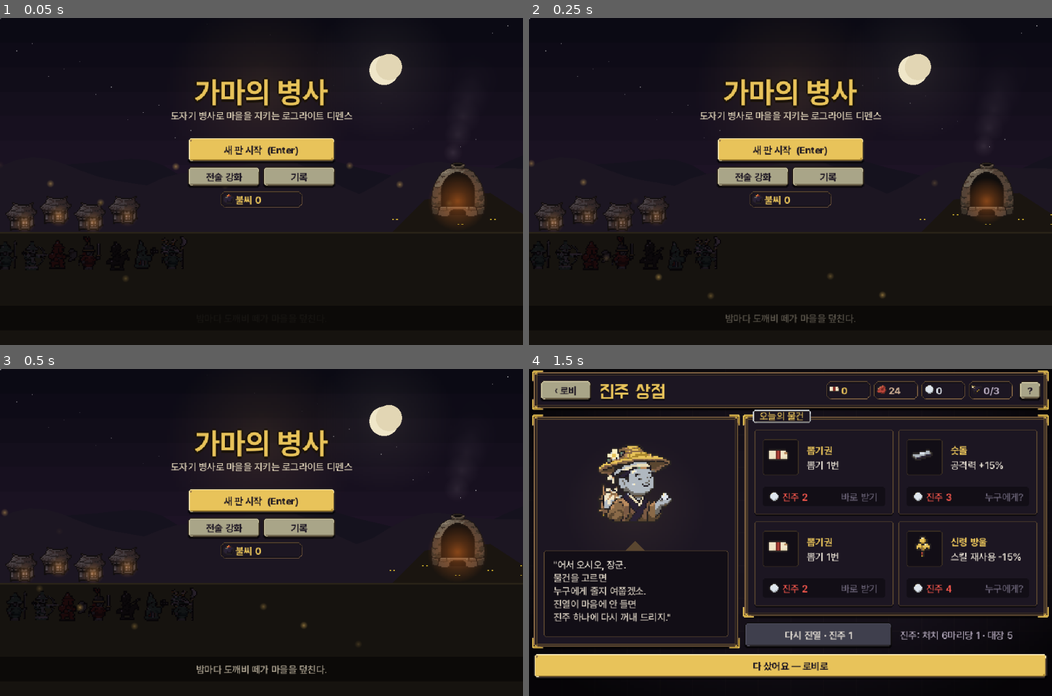
Above: before the commit, frames 1-4 (two rows, left to right).
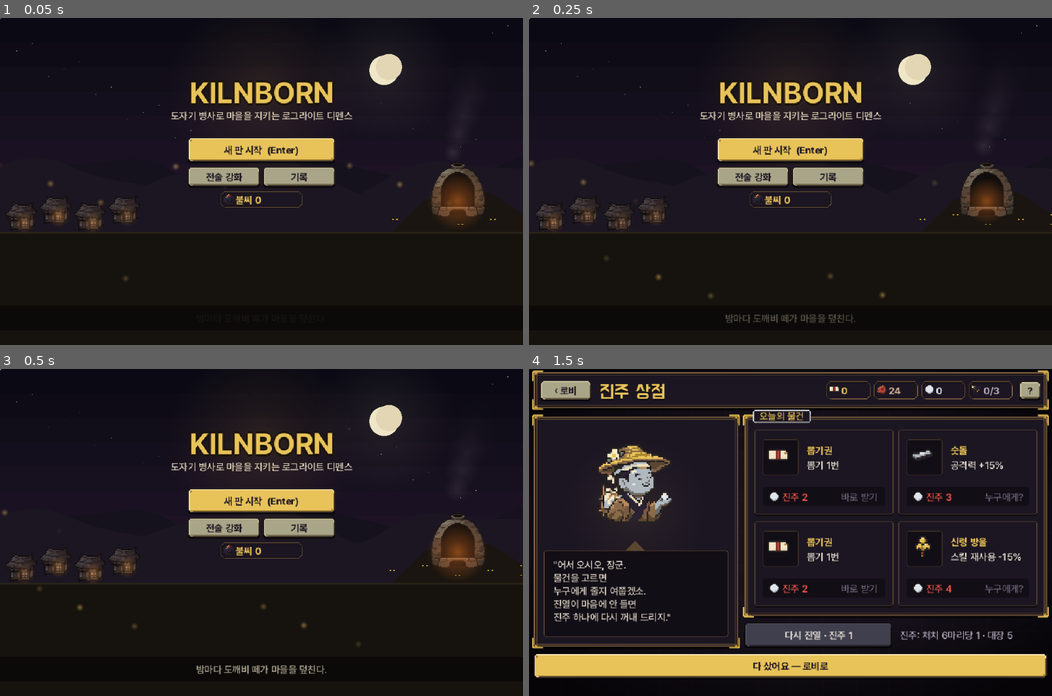
Above: after the commit, the same moments.

Repository: ychan94/game
Game: Godot game, scene res://src/game/launcher.tscn
Two runs of this game, one before a commit and one after it. Both use one fixed random seed, a clock stepped at 60 frames per second and the inputs below.
Inputs (mouse positions are in pixels of both pictures, inside the frame that each line leads up to):
- Up to frame 1 (0.05 s): no input
- Up to frame 2 (0.25 s): no input
- Up to frame 3 (0.5 s): no input
- Up to frame 4 (1.5 s): tap Enter at 0.5, 0.6 s; move the mouse to (905, 516) at 0.52 s; hold D 0.53-1.25 s; click (905, 516) at 0.67 s; tap Space at 0.77, 1.25 s; drag from (685, 548) to (764, 597) at 1.27 s

The runs differ from the first frame. In frame 1, 1.3% of the frame differs, in the area x 0-64%, y 18-76%; in frame 2, 1.3%, in the area x 1-64%, y 18-76%; in frame 3, 1.3%; in frame 4, nothing differs.

Commit message:
게임 이름 KILNBORN
사용자 (2026-11-28): "KILNBORN 이거만 해서 이름 정하자"
- 시작 화면 제목, project.godot 이름, AGENTS.md (예전 이름 '가마의 병사'는 주석에 남을 수 있음)
- 시작 화면의 도트 병사 행렬은 뺌 (표지 그림 지시서 10 이 대신)

검사: p0·p1 통과, 스크린샷 오류 0.

Co-Authored-By: Claude Opus 5.5 <noreply@anthropic.com>
Claude-Session: https://claude.ai/code/session_013YWHGz7E5qjq6QhV64LkwS

Diff:
--- a/project.godot
+++ b/project.godot
@@ -4,7 +4,7 @@
 
 [application]
 
-config/name="1분 시험판 (가마의 병사 · 알을 품는 성)"
+config/name="KILNBORN"
 run/main_scene="res://src/game/launcher.tscn"
 config/features=PackedStringArray("4.7")
 
--- a/src/game/kiln_scene.gd
+++ b/src/game/kiln_scene.gd
@@ -840,7 +840,7 @@
 	for i in 5:
 		var ph: float = fmod(t * 0.006 + i * 0.2, 1.0)
 		glow(self, kp + Vector2(-6 + ph * 30.0, -70 - ph * 110.0), 12.0 + ph * 26.0, Color(0.5, 0.45, 0.5, 0.25 * (1.0 - ph)))
-	_draw_title_front()
+	_draw_title_front(false)   # 도트 병사 행렬은 빼 둔다 (사용자: "기본 도트 병사를 그대로 보여줬는데" → 표지 그림이 대신)
 
 
 ## 시작 화면 앞쪽: 행군하는 병사 · 도깨비 눈빛 · 반딧불 · 제목 · 버튼 · 소개 문장
@@ -874,7 +874,7 @@
 		var fa: float = maxf(0.0, sin(t * 0.07 + i))
 		glow(self, fp, 5.0, Color(1.0, 0.8, 0.4, 0.5 * fa))
 	# 제목
-	var title := "가마의 병사"
+	var title := "KILNBORN"   # 게임 이름 (2026-11-28 사용자: "KILNBORN 이거만 해서 이름 정하자")
 	var w: float = font_bold.get_string_size(title, HORIZONTAL_ALIGNMENT_LEFT, -1, 36).x
 	glow(self, Vector2(320, 92), 120.0, Color(1.0, 0.75, 0.35, 0.12))
 	for oo in [Vector2(-2, 0), Vector2(2, 0), Vector2(0, -2), Vector2(0, 3)]:
Binary file changed: work/2026-11-28-표지/ref_title_now.png
Not shown, changed: AGENTS.md
Not shown, changed: work/2026-11-28-가마연출/NOTES.md
Not shown, changed: work/2026-11-28-표지/handoff-10.md
